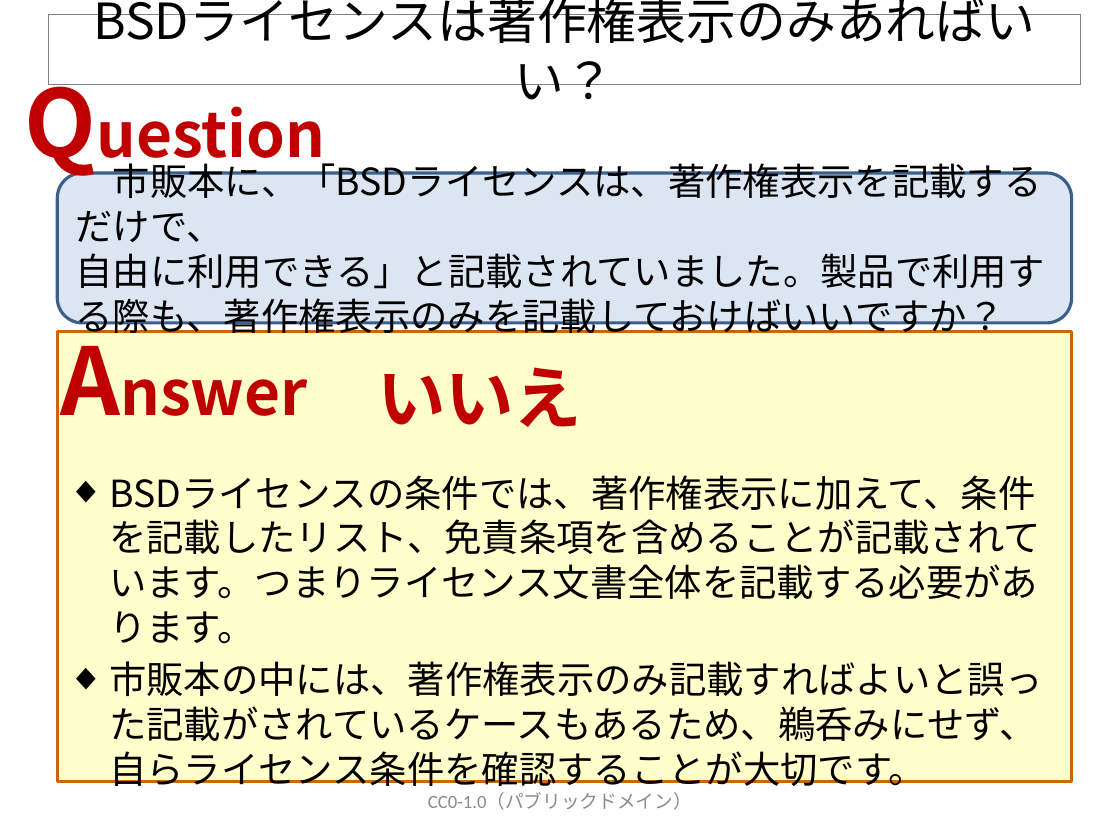
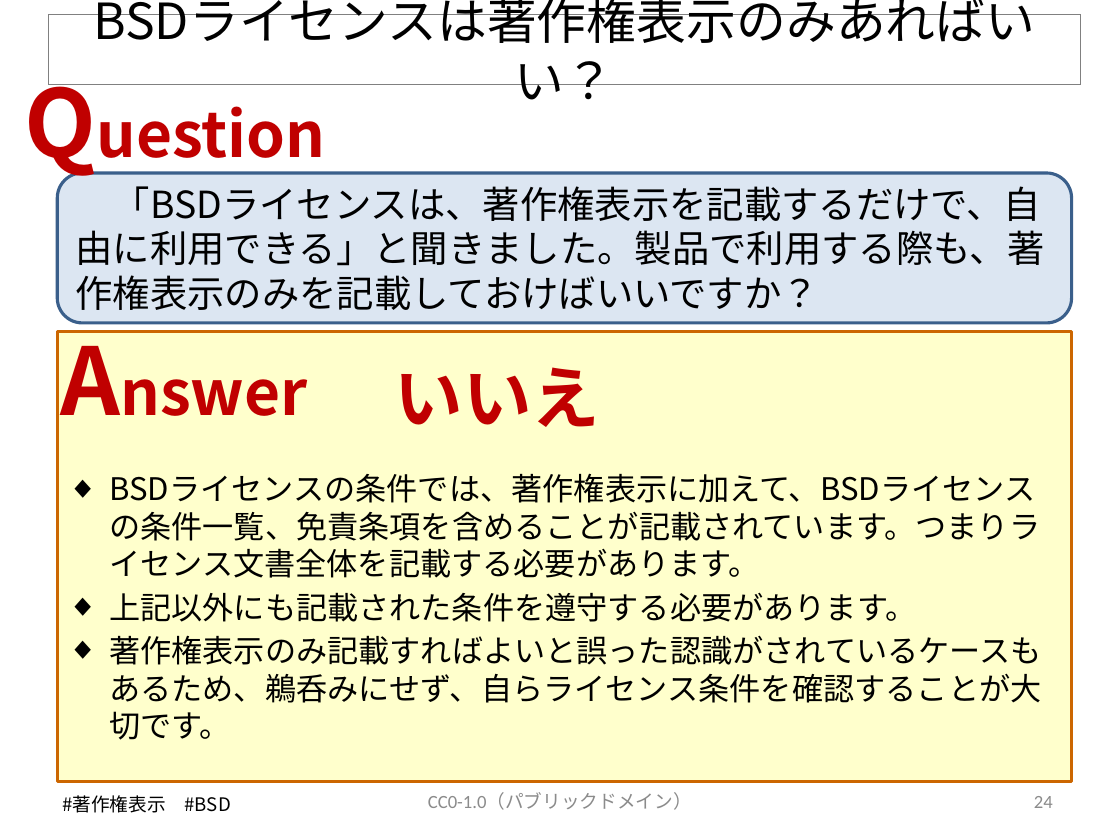
Before and after one commit to OpenChain-Project/OpenChain-JWG, a slide deck: slide 24 of Education_Material/FAQ/OSSライセンス関連でよくある誤解_CC0.pptx (slide 16 before the commit). Drawn at 1120x840 pixels with LibreOffice and Linux fonts; fonts in the diff are those of the drawing. Boxes give left, top, right and bottom in pixels: in the first picture for what was removed or moved away, otherwise in the second. Text is boxed around its words. In the diff, an @@ line names an element or a change of style, - is before the commit and + after.

```diff
--- a/Education_Material/FAQ/OSSライセンス関連でよくある誤解_CC0.pptx
+++ b/Education_Material/FAQ/OSSライセンス関連でよくある誤解_CC0.pptx
@@ text in rounded rectangle at (76, 186, 1045, 310): text changed @@
-市販本に、「BSDライセンスは、著作権表示を記載するだけで、
-自由に利用できる」と記載されていました。製品で利用する際も、著作権表示のみを記載しておけばいいですか？
+「BSDライセンスは、著作権表示を記載するだけで、自由に利用できる」と聞きました。製品で利用する際も、著作権表示のみを記載しておけばいいですか？
@@ text "いいえ": place and size @@
-text "いいえ" at (377, 367, 582, 427)
+text "いいえ" at (395, 367, 600, 427)
@@ text at (109, 473, 1042, 740): text changed; size 24 to 20 pt @@
-◆ BSDライセンスの条件では、著作権表示に加えて、条件を記載したリスト、免責条項を含めることが記載されています。つまりライセンス文書全体を記載する必要があります。
-◆ 市販本の中には、著作権表示のみ記載すればよいと誤った記載がされているケースもあるため、鵜呑みにせず、自らライセンス条件を確認することが大切です。
+◆ BSDライセンスの条件では、著作権表示に加えて、BSDライセンスの条件一覧、免責条項を含めることが記載されています。つまりライセンス文書全体を記載する必要があります。
+◆ 上記以外にも記載された条件を遵守する必要があります。
+◆ 著作権表示のみ記載すればよいと誤った認識がされているケースもあるため、鵜呑みにせず、自らライセンス条件を確認することが大切です。
@@ text added at (62, 795, 231, 813), 12 pt, text #000000 @@
+#著作権表示 #BSD
@@ page number added at (1034, 796, 1053, 808), 12 pt, text #8C8C8C @@
+24
```
Also in this commit, not shown: 17 other slides changed, 20 slides added, 2 slides removed.
